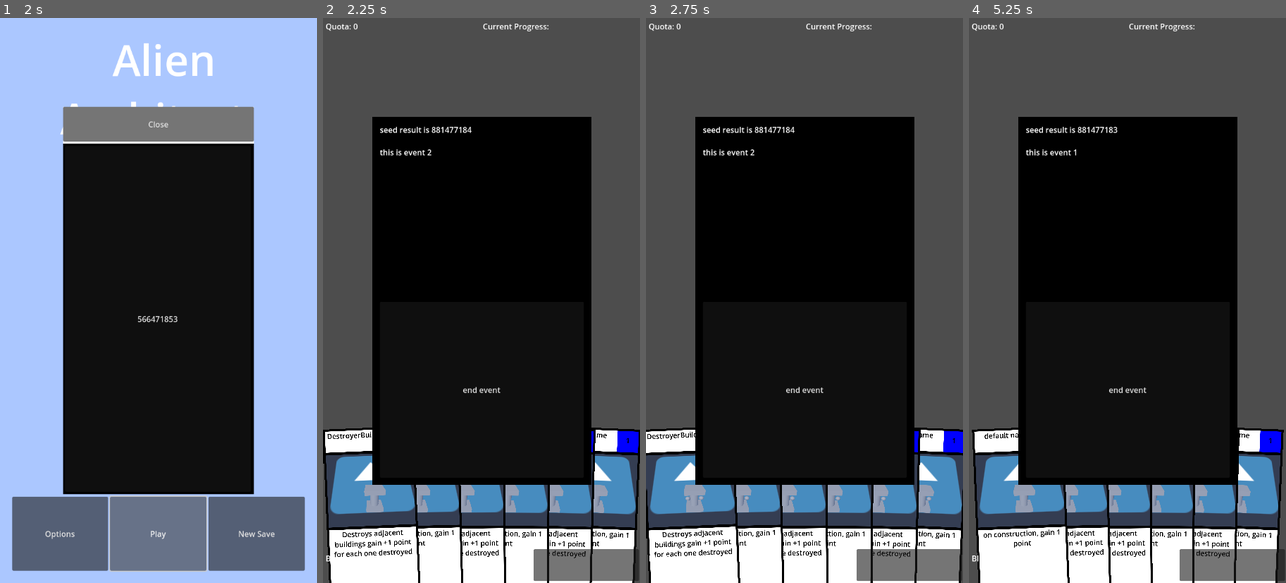
Above: before the commit, frames 1-4 (left to right).
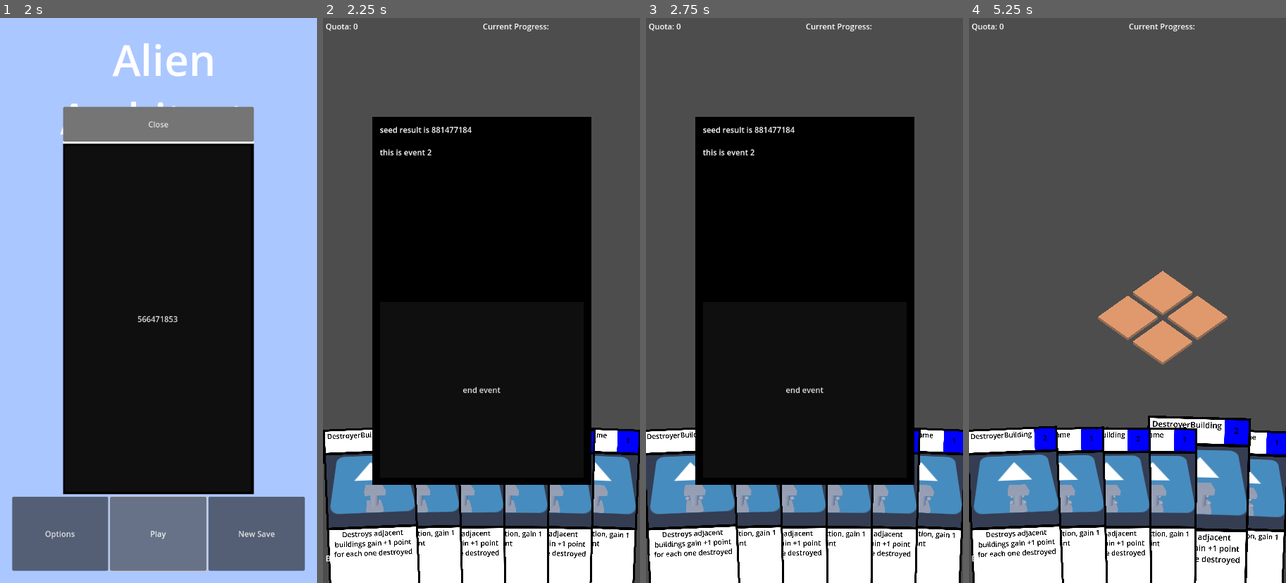
Above: after the commit, the same moments.

Repository: MannyFluss/AlienArchitect
Game: Godot game, scene res://Scenes/MainMenu/MainMenu.tscn
Same seed, same stepped clock (60 frames per second), same inputs: the game is played once before the commit and once after it. The engine's default icon, where the game draws it, is replaced by a stand-in: a white triangle on a blue panel in a dark square.
Inputs (mouse positions are in pixels of both pictures, inside the frame that each line leads up to):
- Up to frame 1 (2 s): click "New Save" at 0.5 s; click "Play" at 1.25 s
- Up to frame 2 (2.25 s): click "566471853" at 2 s
- Up to frame 3 (2.75 s): no input
- Up to frame 4 (5.25 s): click (1232, 566) at 2.77 s; click "end event" at 3.5 s; click (1232, 566) at 4.27 s; click (1235, 560) at 5.02 s

Frame 1 is identical in both runs. In frame 2, 1.7% of the frame differs, in the area x 66-100%, y 94-100%; in frame 3, 1.7%; in frame 4, 51%, in the area x 0-100%, y 17-100%.

Commit message:
updated

Diff:
--- a/Prefabs/BaseEvent/Event.gd
+++ b/Prefabs/BaseEvent/Event.gd
@@ -12,7 +12,6 @@
 #not working idk just doing it manually rn
 func _enter_tree() -> void:
 	if myScene == null:
-		#automatically search for building
 		var currNode : Node = get_parent()
 		while currNode != get_tree().current_scene:
 			if myScene is GamePlayScene:
--- /dev/null
+++ b/Prefabs/EndScreen/EndScreen.gd
@@ -0,0 +1,14 @@
+extends Event
+class_name EndScreen
+
+
+
+
+func _ready() -> void:
+	myScene.gainCurrency(5)
+	%MoneyLabel.text = "[center] Money Earned: " + str(myScene.getCurrency())
+
+
+
+func _on_button_pressed() -> void:
+	myScene.endRound()
--- /dev/null
+++ b/Prefabs/EndScreen/EndScreen.tscn
@@ -0,0 +1,63 @@
+[gd_scene load_steps=2 format=3 uid="uid://devoiitpv7x66"]
+
+[ext_resource type="Script" path="res://Prefabs/EndScreen/EndScreen.gd" id="1_vjavo"]
+
+[node name="EndScreen" type="CanvasLayer"]
+script = ExtResource("1_vjavo")
+
+[node name="Control" type="Control" parent="."]
+layout_mode = 3
+anchors_preset = 15
+anchor_right = 1.0
+anchor_bottom = 1.0
+grow_horizontal = 2
+grow_vertical = 2
+
+[node name="MarginContainer" type="MarginContainer" parent="Control"]
+layout_mode = 1
+anchors_preset = 15
+anchor_right = 1.0
+anchor_bottom = 1.0
+grow_horizontal = 2
+grow_vertical = 2
+theme_override_constants/margin_left = 100
+theme_override_constants/margin_top = 100
+theme_override_constants/margin_right = 100
+theme_override_constants/margin_bottom = 100
+
+[node name="ColorRect" type="ColorRect" parent="Control/MarginContainer"]
+layout_mode = 2
+color = Color(0.196078, 0.196078, 0.196078, 1)
+
+[node name="MarginContainer" type="MarginContainer" parent="Control/MarginContainer"]
+layout_mode = 2
+theme_override_constants/margin_left = 10
+theme_override_constants/margin_top = 10
+theme_override_constants/margin_right = 10
+theme_override_constants/margin_bottom = 10
+
+[node name="NinePatchRect" type="NinePatchRect" parent="Control/MarginContainer/MarginContainer"]
+layout_mode = 2
+
+[node name="VBoxContainer" type="VBoxContainer" parent="Control/MarginContainer/MarginContainer"]
+layout_mode = 2
+
+[node name="RichTextLabel" type="RichTextLabel" parent="Control/MarginContainer/MarginContainer/VBoxContainer"]
+layout_mode = 2
+size_flags_vertical = 3
+bbcode_enabled = true
+text = "[center] you won the level hurray"
+
+[node name="MoneyLabel" type="RichTextLabel" parent="Control/MarginContainer/MarginContainer/VBoxContainer"]
+unique_name_in_owner = true
+layout_mode = 2
+size_flags_vertical = 3
+bbcode_enabled = true
+text = "[center] Money Earned: "
+
+[node name="Button" type="Button" parent="Control/MarginContainer/MarginContainer/VBoxContainer"]
+layout_mode = 2
+size_flags_vertical = 3
+text = "Go To Shop"
+
+[connection signal="pressed" from="Control/MarginContainer/MarginContainer/VBoxContainer/Button" to="." method="_on_button_pressed"]
--- a/Prefabs/PlayerController/PlayerController.gd
+++ b/Prefabs/PlayerController/PlayerController.gd
@@ -115,7 +115,6 @@
 func updateTile(location:Vector2)->void:
 	if cardSelected():
 		var intersects : Dictionary = getSelectorCastFromScreen(location,[getSelectedCard()])
-		#print(intersects)
 		var targetTile : Tile
 		if intersects.has("collider"):
 			targetTile=intersects["collider"] as Tile
--- /dev/null
+++ b/Prefabs/Tags/Tag.gd
@@ -0,0 +1,26 @@
+extends MarginContainer
+class_name TagPurchase
+
+var myScene : GamePlayScene
+
+var myResource : tagResource
+
+func registerScene(_myScene : GamePlayScene)->void:
+	myScene = _myScene
+	if myScene == null:
+		push_error("something has went very wrong event has no corresponding scene")
+
+#not working idk just doing it manually rn
+func _enter_tree() -> void:
+	if myScene == null:
+		var currNode : Node = get_parent()
+		while currNode != get_tree().current_scene:
+			if myScene is GamePlayScene:
+				registerScene(myScene)
+				return
+			currNode = currNode.get_parent()
+		push_error("myScene was not registered")
+		queue_free()
+
+func _ready() -> void:
+	pass
--- /dev/null
+++ b/Prefabs/Tags/Tag.tscn
@@ -0,0 +1,41 @@
+[gd_scene load_steps=2 format=3 uid="uid://kux0w8qcumql"]
+
+[ext_resource type="Script" path="res://Prefabs/Tags/Tag.gd" id="1_r806a"]
+
+[node name="Tag" type="MarginContainer"]
+anchors_preset = 15
+anchor_right = 1.0
+anchor_bottom = 1.0
+grow_horizontal = 2
+grow_vertical = 2
+size_flags_horizontal = 3
+size_flags_vertical = 3
+script = ExtResource("1_r806a")
+
+[node name="ColorRect" type="ColorRect" parent="."]
+layout_mode = 2
+color = Color(0.219608, 0.219608, 0.219608, 1)
+
+[node name="MarginContainer" type="MarginContainer" parent="ColorRect"]
+layout_mode = 1
+anchors_preset = 15
+anchor_right = 1.0
+anchor_bottom = 1.0
+grow_horizontal = 2
+grow_vertical = 2
+theme_override_constants/margin_left = 10
+theme_override_constants/margin_top = 10
+theme_override_constants/margin_right = 10
+theme_override_constants/margin_bottom = 10
+
+[node name="VBoxContainer" type="VBoxContainer" parent="ColorRect/MarginContainer"]
+layout_mode = 2
+
+[node name="TextureRect" type="TextureRect" parent="ColorRect/MarginContainer/VBoxContainer"]
+layout_mode = 2
+size_flags_vertical = 3
+
+[node name="Button" type="Button" parent="ColorRect/MarginContainer/VBoxContainer"]
+layout_mode = 2
+size_flags_vertical = 3
+text = "Purchase"
--- /dev/null
+++ b/Prefabs/Tags/defaultTag.tres
@@ -0,0 +1,9 @@
+[gd_resource type="Resource" script_class="tagResource" load_steps=2 format=3 uid="uid://ib7upheaodaa"]
+
+[ext_resource type="Script" path="res://Prefabs/Tags/tagResource.gd" id="1_0wp3w"]
+
+[resource]
+script = ExtResource("1_0wp3w")
+name = ""
+description = ""
+thing = Callable()
--- /dev/null
+++ b/Prefabs/Tags/tagResource.gd
@@ -0,0 +1,12 @@
+extends Resource
+class_name tagResource
+
+
+@export
+var name : String = ""
+
+@export_multiline
+var description : String = ""
+
+@export
+var icon : Texture
--- a/Scenes/GamePlayScene/main.gd
+++ b/Scenes/GamePlayScene/main.gd
@@ -21,7 +21,13 @@
 	myDeck.drawCards(myGameState.myGameStateResource.startingDrawCardCount)
 
 	setupEvent()
+	GlobalEventBus.connect("levelCompleted",onLevelCompleted)
 
+
+func onLevelCompleted()->void:
+	var endScreenLevel : EndScreen = load("res://Prefabs/EndScreen/EndScreen.tscn").instantiate() as EndScreen
+	endScreenLevel.registerScene(self)
+	add_child(endScreenLevel)
 
 func setupEvent()->void:
 	var newEvent : Event = Event.getRandomEvent(self)
@@ -30,6 +36,8 @@
 	myPlayerController.disableInteraction()
 	await newEvent.tree_exited
 	endEvent()
+
+
 
 func endEvent()->void:
 	myPlayerController.enableInteraction()
--- a/Scenes/GamePlayScene/main.tscn
+++ b/Scenes/GamePlayScene/main.tscn
@@ -13,6 +13,9 @@
 BluePrintCount = 5
 startingDrawCardCount = 3
 roundCount = 1
+currencyCount = 1
+tagShopCount = 3
+cardShopCount = 3
 
 [node name="Main" type="Node3D" node_paths=PackedStringArray("myDeck", "myBoard", "myGameState", "myPlayerController")]
 script = ExtResource("1_qlp48")
@@ -46,16 +49,9 @@
 
 [node name="LevelUI" parent="." instance=ExtResource("5_blp7f")]
 
-[node name="Button" type="Button" parent="."]
-offset_left = 430.0
-offset_top = 1083.0
-offset_right = 646.0
-offset_bottom = 1148.0
-
 [connection signal="bluePrintCountSet" from="GameState" to="LevelUI" method="_on_game_state_blue_print_count_set"]
 [connection signal="newMunicipalityScore" from="GameState" to="LevelUI" method="_on_game_state_new_municipality_score"]
 [connection signal="quotaSet" from="GameState" to="LevelUI" method="_on_game_state_quota_set"]
-[connection signal="pressed" from="Button" to="." method="_on_button_pressed"]
 
 [editable path="PlayerController"]
 [editable path="PlayerController/PlayerHand"]
--- a/Scenes/ShopScene/ShopScene.gd
+++ b/Scenes/ShopScene/ShopScene.gd
@@ -4,21 +4,48 @@
 
 @export
 var myDeck : Deck
+@export
+var myBoard : Board
+
 
 func _on_button_pressed() -> void:
 
-	myCurrentSave.myCards = myDeck.createCardSaveArray()
-	goToNextScene("res://Scenes/GamePlayScene/main.tscn")
+	finishShop()
 
 
 func interpretSave(_save : GeneralSaveResource)->void:
 	myDeck.createDeckFromSaveResource(_save)
+	#myBoard.regenerateModules(_save.myBoardModules)
+
 
 func _ready() -> void:
-	#super._ready()
+	setGraphics()
 	interpretSave(myCurrentSave)
 
 
 func _on_button_2_pressed() -> void:
 	myDeck.addCardToDeck(myDeck.generateCard(myDeck.debugBuilding))
 	pass # Replace with function body.
+
+
+func _on_re_roll_pressed() -> void:
+	pass # Replace with function body.
+
+func setGraphics()->void:
+	%MoneyCount.text = "Money Count: "+str(myCurrentSave.myGameStateResource.currencyCount)
+	%BluePrintCount.text = "Blueprint Count: "+str(myCurrentSave.myGameStateResource.BluePrintCount)
+
+func setTagsCount()->void:
+	var count:int = myCurrentSave.myGameStateResource.tagShopCount
+
+
+
+
+
+func _on_next_round_pressed() -> void:
+	finishShop()
+
+func finishShop()->void:
+	myCurrentSave.myCards = myDeck.createCardSaveArray()
+	#myCurrentSave.myBoardModules = myBoard.serializeModules()
+	goToNextScene("res://Scenes/GamePlayScene/main.tscn")
--- a/Scenes/ShopScene/ShopScene.tscn
+++ b/Scenes/ShopScene/ShopScene.tscn
@@ -1,26 +1,155 @@
-[gd_scene load_steps=3 format=3 uid="uid://b7xx8uruq3hu1"]
+[gd_scene load_steps=6 format=3 uid="uid://b7xx8uruq3hu1"]
 
 [ext_resource type="Script" path="res://Scenes/ShopScene/ShopScene.gd" id="1_ss3b6"]
 [ext_resource type="PackedScene" uid="uid://n8elk0lcudtf" path="res://Prefabs/Deck/Deck.tscn" id="2_1bfir"]
+[ext_resource type="PackedScene" uid="uid://bqmmvuexkrbkr" path="res://Prefabs/Board/Board.tscn" id="3_m8jmp"]
+[ext_resource type="Texture2D" uid="uid://c3ni86xvc1n1p" path="res://icon.svg" id="3_u6e3p"]
+[ext_resource type="PackedScene" uid="uid://kux0w8qcumql" path="res://Prefabs/Tags/Tag.tscn" id="4_gqju6"]
 
 [node name="ShopScene" type="Node3D" node_paths=PackedStringArray("myDeck")]
 script = ExtResource("1_ss3b6")
 myDeck = NodePath("Deck")
 
-[node name="Button" type="Button" parent="."]
-offset_left = 462.0
-offset_top = 1067.0
-offset_right = 630.0
-offset_bottom = 1134.0
+[node name="Camera3D" type="Camera3D" parent="."]
 
 [node name="Deck" parent="." instance=ExtResource("2_1bfir")]
+transform = Transform3D(1, 0, 0, 0, 1, 0, 0, 0, 1, -38.156, 0, 0)
 
-[node name="Button2" type="Button" parent="."]
-offset_left = 49.0
-offset_top = 1022.0
-offset_right = 295.0
-offset_bottom = 1128.0
-text = "add card to deck"
+[node name="Cards" parent="Deck" index="0"]
+transform = Transform3D(1, 0, 0, 0, 1, 0, 0, 0, 1, -1.37589, 0, -4.15142)
 
-[connection signal="pressed" from="Button" to="." method="_on_button_pressed"]
-[connection signal="pressed" from="Button2" to="." method="_on_button_2_pressed"]
+[node name="Board" parent="." instance=ExtResource("3_m8jmp")]
+transform = Transform3D(1, 0, 0, 0, 1, 0, 0, 0, 1, 9.8677, 0, 33.6981)
+
+[node name="ShopLayer" type="CanvasLayer" parent="."]
+
+[node name="Control" type="Control" parent="ShopLayer"]
+layout_mode = 3
+anchors_preset = 15
+anchor_right = 1.0
+anchor_bottom = 1.0
+grow_horizontal = 2
+grow_vertical = 2
+
+[node name="MarginContainer" type="MarginContainer" parent="ShopLayer/Control"]
+layout_mode = 1
+anchors_preset = 15
+anchor_right = 1.0
+anchor_bottom = 1.0
+grow_horizontal = 2
+grow_vertical = 2
+theme_override_constants/margin_left = 5
+theme_override_constants/margin_top = 5
+theme_override_constants/margin_right = 5
+theme_override_constants/margin_bottom = 5
+
+[node name="VBoxContainer" type="VBoxContainer" parent="ShopLayer/Control/MarginContainer"]
+layout_mode = 2
+
+[node name="ColorRect" type="ColorRect" parent="ShopLayer/Control/MarginContainer/VBoxContainer"]
+layout_mode = 2
+size_flags_vertical = 3
+size_flags_stretch_ratio = 0.5
+color = Color(0.203922, 0.203922, 0.203922, 1)
+
+[node name="Top Row" type="HBoxContainer" parent="ShopLayer/Control/MarginContainer/VBoxContainer/ColorRect"]
+layout_mode = 1
+anchors_preset = 15
+anchor_right = 1.0
+anchor_bottom = 1.0
+grow_horizontal = 2
+grow_vertical = 2
+size_flags_vertical = 3
+
+[node name="MoneyCount" type="RichTextLabel" parent="ShopLayer/Control/MarginContainer/VBoxContainer/ColorRect/Top Row"]
+unique_name_in_owner = true
+layout_mode = 2
+size_flags_horizontal = 3
+text = "Money Count: "
+
+[node name="BluePrintCount" type="RichTextLabel" parent="ShopLayer/Control/MarginContainer/VBoxContainer/ColorRect/Top Row"]
+unique_name_in_owner = true
+layout_mode = 2
+size_flags_horizontal = 3
+text = "BluePrintCount"
+
+[node name="Button" type="Button" parent="ShopLayer/Control/MarginContainer/VBoxContainer/ColorRect/Top Row"]
+visible = false
+layout_mode = 2
+size_flags_horizontal = 3
+text = "Re Roll"
+
+[node name="MarginContainer" type="MarginContainer" parent="ShopLayer/Control/MarginContainer/VBoxContainer"]
+layout_mode = 2
+size_flags_vertical = 3
+
+[node name="VBoxContainer" type="VBoxContainer" parent="ShopLayer/Control/MarginContainer/VBoxContainer/MarginContainer"]
+layout_mode = 2
+
+[node name="RichTextLabel" type="RichTextLabel" parent="ShopLayer/Control/MarginContainer/VBoxContainer/MarginContainer/VBoxContainer"]
+layout_mode = 2
+size_flags_vertical = 3
+bbcode_enabled = true
+text = "[center] tags"
+
+[node name="HBoxContainer" type="HBoxContainer" parent="ShopLayer/Control/MarginContainer/VBoxContainer/MarginContainer/VBoxContainer"]
+layout_mode = 2
+size_flags_vertical = 3
+size_flags_stretch_ratio = 5.0
+
+[node name="Tag" parent="ShopLayer/Control/MarginContainer/VBoxContainer/MarginContainer/VBoxContainer/HBoxContainer" instance=ExtResource("4_gqju6")]
+layout_mode = 2
+
+[node name="Tag2" parent="ShopLayer/Control/MarginContainer/VBoxContainer/MarginContainer/VBoxContainer/HBoxContainer" instance=ExtResource("4_gqju6")]
+layout_mode = 2
+
+[node name="MarginContainer2" type="MarginContainer" parent="ShopLayer/Control/MarginContainer/VBoxContainer"]
+layout_mode = 2
+size_flags_vertical = 3
+
+[node name="VBoxContainer" type="VBoxContainer" parent="ShopLayer/Control/MarginContainer/VBoxContainer/MarginContainer2"]
+layout_mode = 2
+
+[node name="RichTextLabel" type="RichTextLabel" parent="ShopLayer/Control/MarginContainer/VBoxContainer/MarginContainer2/VBoxContainer"]
+layout_mode = 2
+size_flags_vertical = 3
+bbcode_enabled = true
+text = "[center]cards"
+
+[node name="HBoxContainer" type="HBoxContainer" parent="ShopLayer/Control/MarginContainer/VBoxContainer/MarginContainer2/VBoxContainer"]
+layout_mode = 2
+size_flags_vertical = 3
+size_flags_stretch_ratio = 5.0
+
+[node name="MarginContainer3" type="MarginContainer" parent="ShopLayer/Control/MarginContainer/VBoxContainer"]
+layout_mode = 2
+size_flags_vertical = 3
+theme_override_constants/margin_left = 100
+theme_override_constants/margin_top = 100
+theme_override_constants/margin_right = 100
+theme_override_constants/margin_bottom = 100
+
+[node name="HBoxContainer" type="HBoxContainer" parent="ShopLayer/Control/MarginContainer/VBoxContainer/MarginContainer3"]
+layout_mode = 2
+
+[node name="ReRoll" type="Button" parent="ShopLayer/Control/MarginContainer/VBoxContainer/MarginContainer3/HBoxContainer"]
+layout_mode = 2
+size_flags_horizontal = 3
+size_flags_vertical = 3
+text = "re-roll"
+
+[node name="TextureRect" type="TextureRect" parent="ShopLayer/Control/MarginContainer/VBoxContainer/MarginContainer3/HBoxContainer"]
+layout_mode = 2
+size_flags_horizontal = 3
+texture = ExtResource("3_u6e3p")
+
+[node name="NextRound" type="Button" parent="ShopLayer/Control/MarginContainer/VBoxContainer/MarginContainer3/HBoxContainer"]
+layout_mode = 2
+size_flags_horizontal = 3
+size_flags_vertical = 3
+text = "Next Round"
+
+[connection signal="pressed" from="ShopLayer/Control/MarginContainer/VBoxContainer/MarginContainer3/HBoxContainer/ReRoll" to="." method="_on_re_roll_pressed"]
+[connection signal="pressed" from="ShopLayer/Control/MarginContainer/VBoxContainer/MarginContainer3/HBoxContainer/NextRound" to="." method="_on_next_round_pressed"]
+
+[editable path="Deck"]
--- a/Scenes/StarterScenes/SaveScene.tscn
+++ b/Scenes/StarterScenes/SaveScene.tscn
@@ -10,6 +10,9 @@
 BluePrintCount = 5
 startingDrawCardCount = 7
 roundCount = 1
+currencyCount = 1
+tagShopCount = 3
+cardShopCount = 3
 
 [node name="SaveScene" instance=ExtResource("1_qxpfq")]
 script = ExtResource("2_qj2fg")
--- a/Scripts/AutoLoads/GlobalEventBus/GlobalEventBus.gd
+++ b/Scripts/AutoLoads/GlobalEventBus/GlobalEventBus.gd
@@ -4,3 +4,5 @@
 signal tileHighlighted(tile : Tile)
 
 signal tileUnhighlighted(tile : Tile)
+
+signal levelCompleted
--- a/Scripts/GamePlayScene.gd
+++ b/Scripts/GamePlayScene.gd
@@ -16,6 +16,13 @@
 	setSaveData(currentSave)
 
 
+func gainCurrency(amount : int)->void:
+	myCurrentSave.myGameStateResource.currencyCount += amount
+
+func getCurrency()->int:
+	return myCurrentSave.myGameStateResource.currencyCount
+
+
 
 
 func writeChanges()->void:
--- a/Scripts/GameState/GameState.gd
+++ b/Scripts/GameState/GameState.gd
@@ -47,7 +47,7 @@
 	emit_signal("newMunicipalityScore",currentMunicipalityScore)
 	if currentMunicipalityScore >= quota && levelCompleteFlag==false:
 		levelCompleteFlag=true
-		emit_signal("levelCompleted")
+		GlobalEventBus.emit_signal("levelCompleted")
 
 func checkCardPlayability(cardInformation:BuildingResource)->bool:
 	if cardInformation.bluePrintCost <= bluePrintCount: return true
--- a/Scripts/GameState/GameStateResource.gd
+++ b/Scripts/GameState/GameStateResource.gd
@@ -10,3 +10,12 @@
 
 @export
 var roundCount : int = 1
+
+@export
+var currencyCount : int = 1
+
+@export
+var tagShopCount : int = 3
+
+@export
+var cardShopCount : int = 3
--- a/components/CardModules/AdjacentPlaceMentPreview/AdjacentPlacementPreview.gd
+++ b/components/CardModules/AdjacentPlaceMentPreview/AdjacentPlacementPreview.gd
@@ -22,10 +22,7 @@
 
 func onTileHighlighted(tile : Tile)->void:
 	if myCard.myStatus == myCard.cardStatus.CURRENTLY_SELECTED:
-		#var previewObject : Node3D = myCard.myBuildingInformation.Model
-
 		var adjacentTiles : Array[Tile] = tile.getAdjacentTiles(myData.tiles)
-		print(adjacentTiles)
 		for target in adjacentTiles:
 			if myCard.ableToBePlayed(tile,null):
 				call_thread_safe("previewModel",target)
